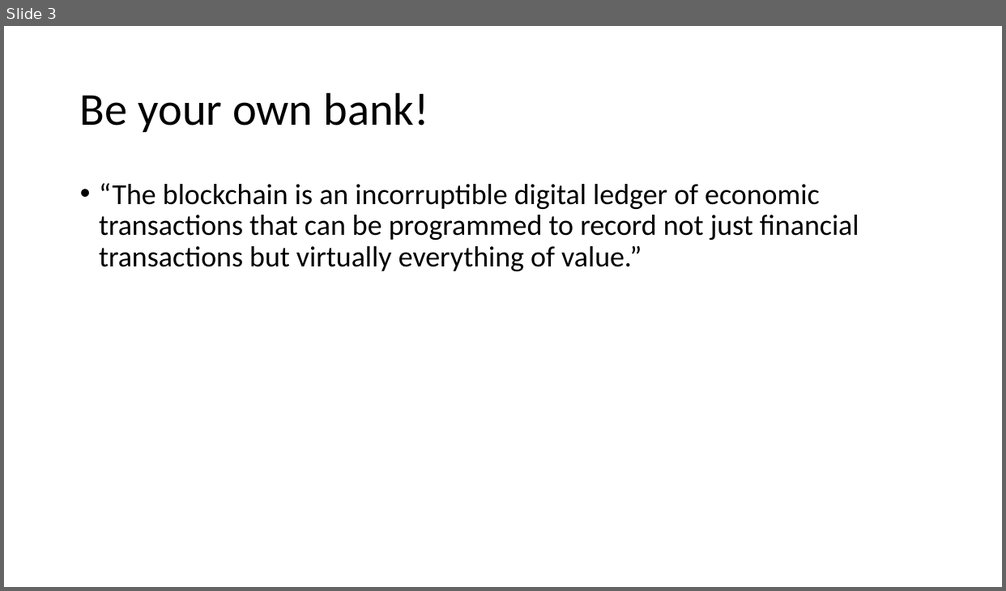
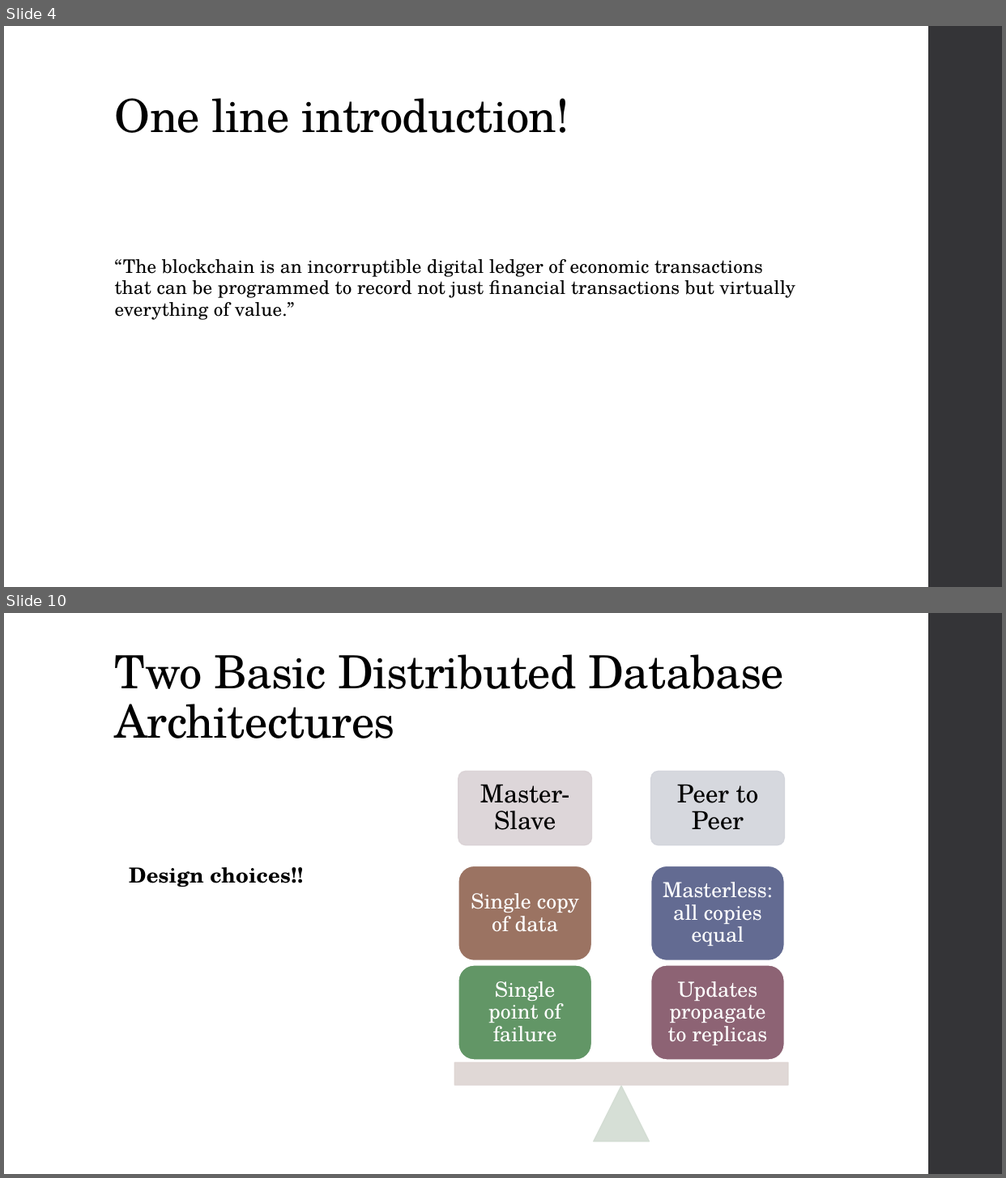
Before and after one commit to niravaga/CS-6650-BSDS-Assignment-3, a slide deck: BlockChain/BlockChain.pptx. Shown one above the other, each under a label of ours: slide 3 before the commit, slides 4 and 10 after it; the slides between them are not shown. The pictures are 1006x591 and 1006x1178 pixels, drawn with LibreOffice and Linux fonts; fonts in the diff are those of the drawing. Boxes give left, top, right and bottom in pixels: in the first picture for what was removed or moved away, otherwise in the second. Text is boxed around its words. In the diff, an @@ line names an element or a change of style, - is before the commit and + after.

Commit message:
more content and formatting

```diff
--- a/BlockChain/BlockChain.pptx
+++ b/BlockChain/BlockChain.pptx
@@ slide 10 added at box(4, 613, 1002, 1174), background #FFFFFF; not listed: 1 template element that a slide beside it also shows @@
@@ title added at box(115, 654, 784, 739), 44 pt, text #000000 @@
+Two Basic Distributed Database Architectures
@@ text added at box(129, 867, 303, 888), 20 pt, text #000000, bold @@
+Design choices!!
@@ group added at box(454, 771, 788, 1142): 6 rounded rectangles, 6 texts, 1 triangle, 1 rectangle @@
+Master-Slave
+Peer to Peer
+Updates propagate to replicas
+Masterless: all copies equal
+Single point of failure
+Single copy of data
@@ what was slide 3 is now slide 4 @@
@@ slide 4 changed as well @@
@@ rectangle added at box(928, 26, 1002, 587), fill #353537 @@
@@ title "One line introduction!" at box(115, 98, 569, 133): vertical alignment middle to bottom @@
@@ title at box(115, 98, 569, 133): text changed; font Calibri to TeX Gyre Schola @@
-Be your own bank!
+One line introduction!
@@ text "“The blockchain is an incorruptible ...": place and size @@
-text "“The blockchain is an incorruptible ..." at box(99, 183, 859, 271)
+text "“The blockchain is an incorruptible ..." at box(115, 259, 795, 320)
@@ text "“The blockchain is an incorruptible ..." at box(115, 259, 795, 320): size 28 to 18 pt, font Calibri to TeX Gyre Schola, letter spacing 0 to 0.1 pt; bullet • to none; line spacing 0.9 to 0.95; more space between paragraphs @@
```
Also in this commit, not shown: 8 other slides changed, 19 other slides added, 2 slides removed.
